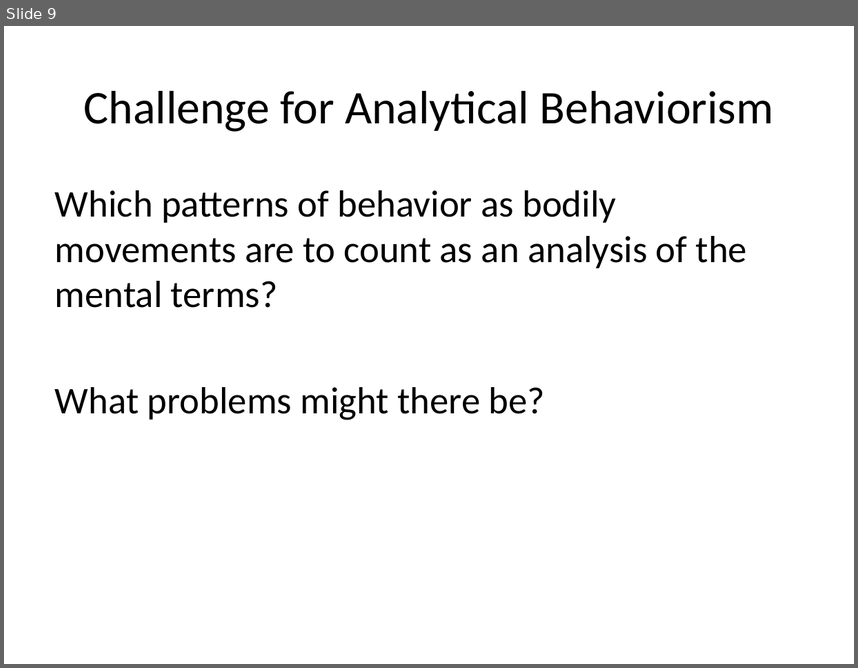
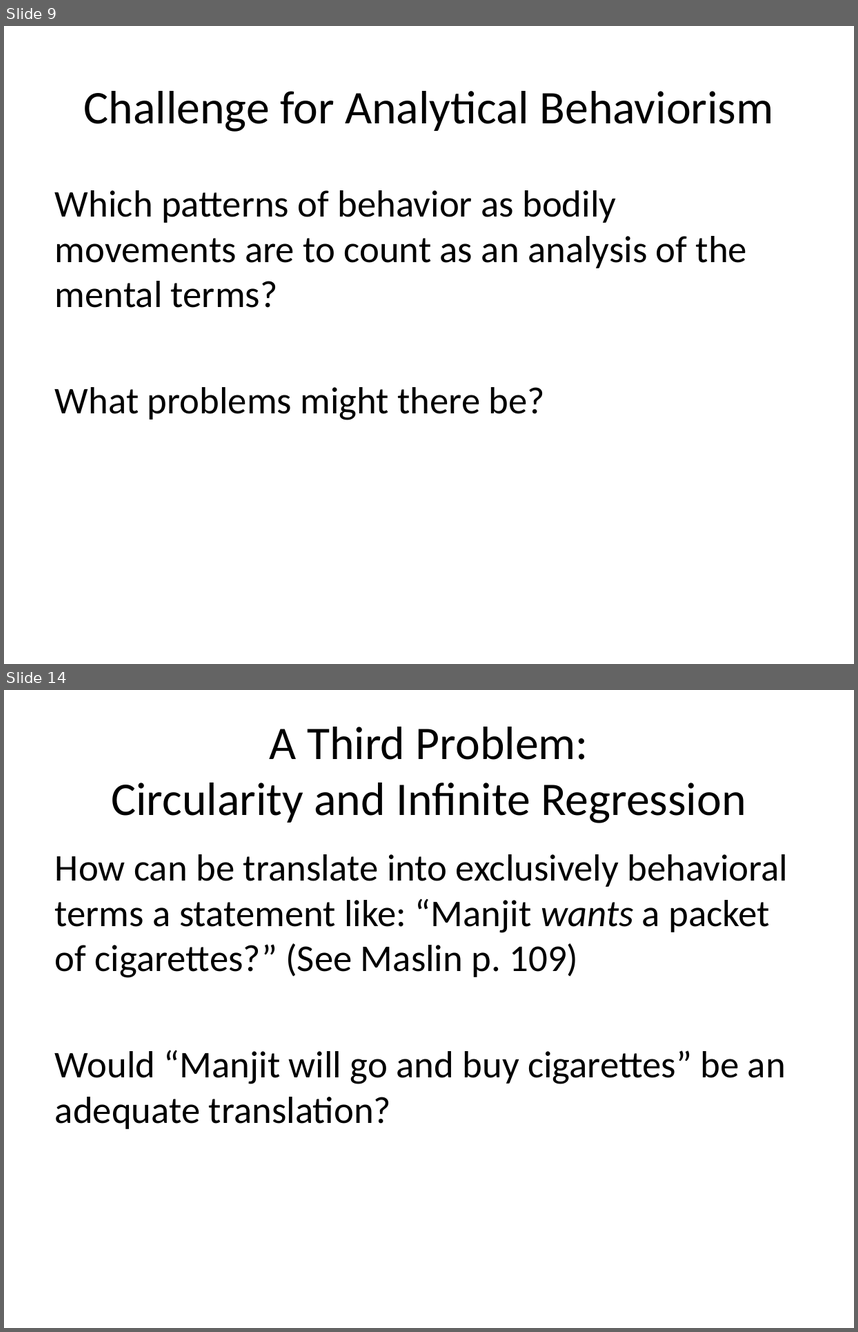
Before and after one commit to Ediblelnk/Kutztown-MSC, a slide deck: PHI241-philosophy-of-the-mind/lecture-slides/Behaviorism.pptx. Shown one above the other, each under a label of ours: slide 9 before the commit, slides 9 and 14 after it; the slides between them are not shown. The pictures are 858x668 and 858x1332 pixels, drawn with LibreOffice and Linux fonts; fonts in the diff are those of the drawing. Boxes give left, top, right and bottom in pixels: in the first picture for what was removed or moved away, otherwise in the second. Text is boxed around its words. In the diff, an @@ line names an element or a change of style, - is before the commit and + after.

```diff
--- a/PHI241-philosophy-of-the-mind/lecture-slides/Behaviorism.pptx
+++ b/PHI241-philosophy-of-the-mind/lecture-slides/Behaviorism.pptx
@@ slide 14 added at (x1=4, y1=690, x2=854, y2=1328), background #FFFFFF @@
@@ title added at (x1=111, y1=727, x2=746, y2=823), 39.6 pt, text #000000 @@
+A Third Problem:
+Circularity and Infinite Regression
@@ text added at (x1=55, y1=854, x2=788, y2=1129), 32 pt, text #000000 @@
+How can be translate into exclusively behavioral terms a statement like: “Manjit wants a packet of cigarettes?” (See Maslin p. 109)
+Would “Manjit will go and buy cigarettes” be an adequate translation?
```
Also in this commit, not shown: 2 slides changed, 10 other slides added, 2 other files.
